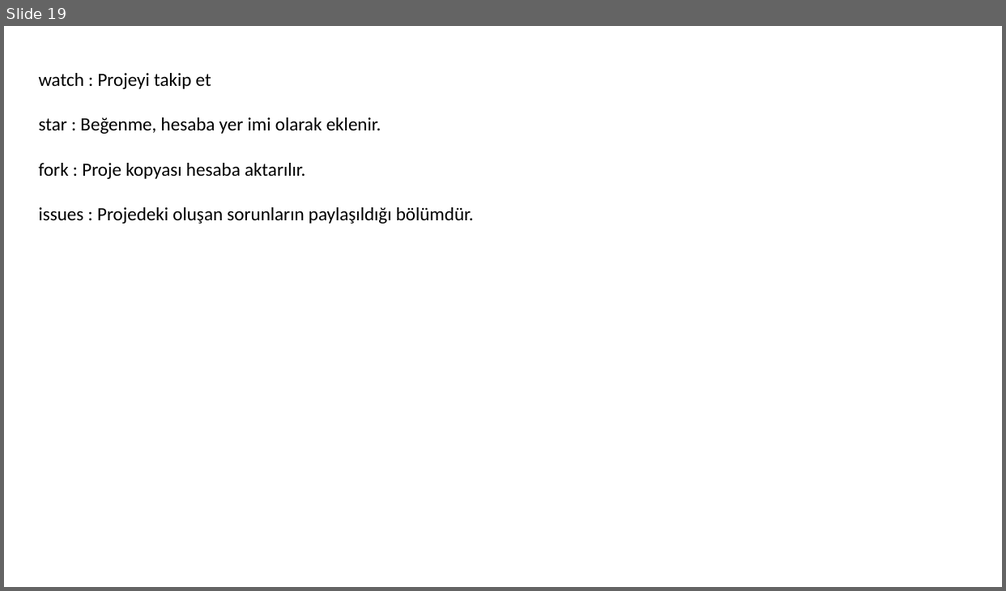
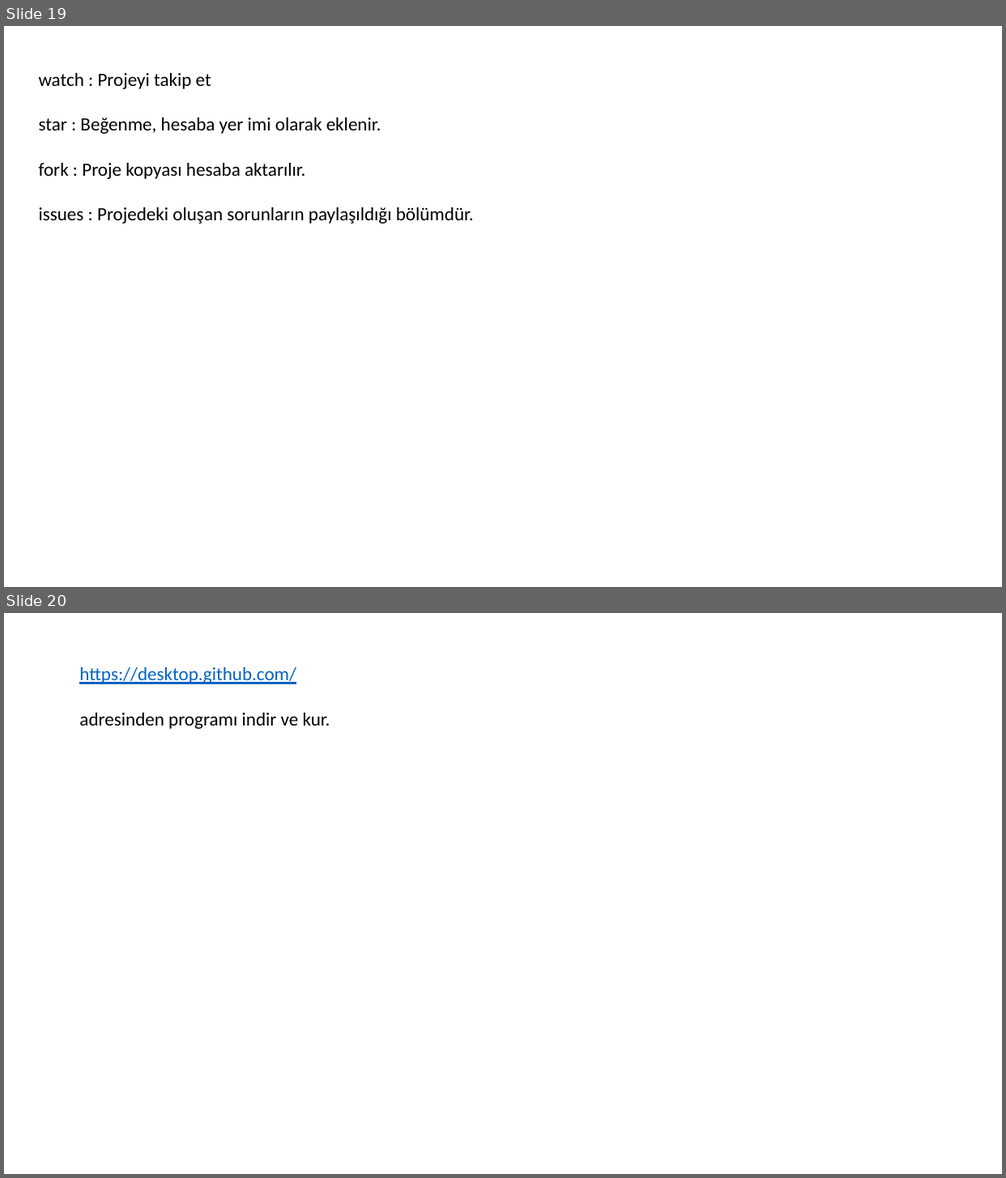
Before and after one commit to celalaksu/Python-Programlama-Kursu, a slide deck: Git ve GitHub Kullanımı.pptx. Shown one above the other, each under a label of ours: slide 19 before the commit, slides 19 and 20 after it. The pictures are 1006x591 and 1006x1178 pixels, drawn with LibreOffice and Linux fonts; fonts in the diff are those of the drawing. Boxes give left, top, right and bottom in pixels: in the first picture for what was removed or moved away, otherwise in the second. Text is boxed around its words. In the diff, an @@ line names an element or a change of style, - is before the commit and + after.

Commit message:
Vs Code ile github a dosya gönderme eklendi

```diff
--- a/Git ve GitHub Kullanımı.pptx
+++ b/Git ve GitHub Kullanımı.pptx
@@ slide 20 added at <box>4,613,1002,1174</box>, background #FFFFFF @@
@@ text added at <box>79,667,330,729</box>, 18 pt, text #000000 @@
+https://desktop.github.com/
+adresinden programı indir ve kur.
```
Also in this commit, not shown: 9 other slides added.
